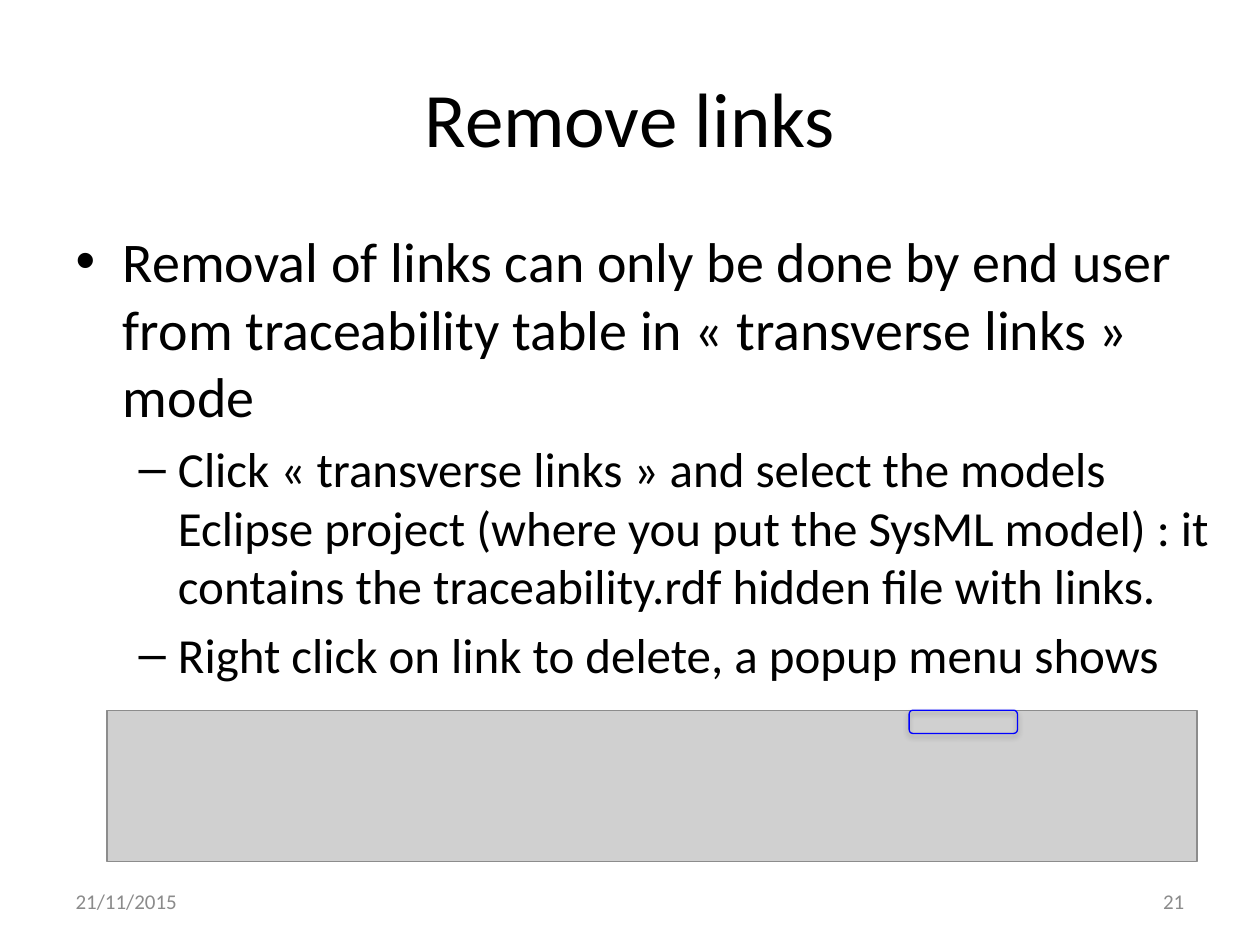
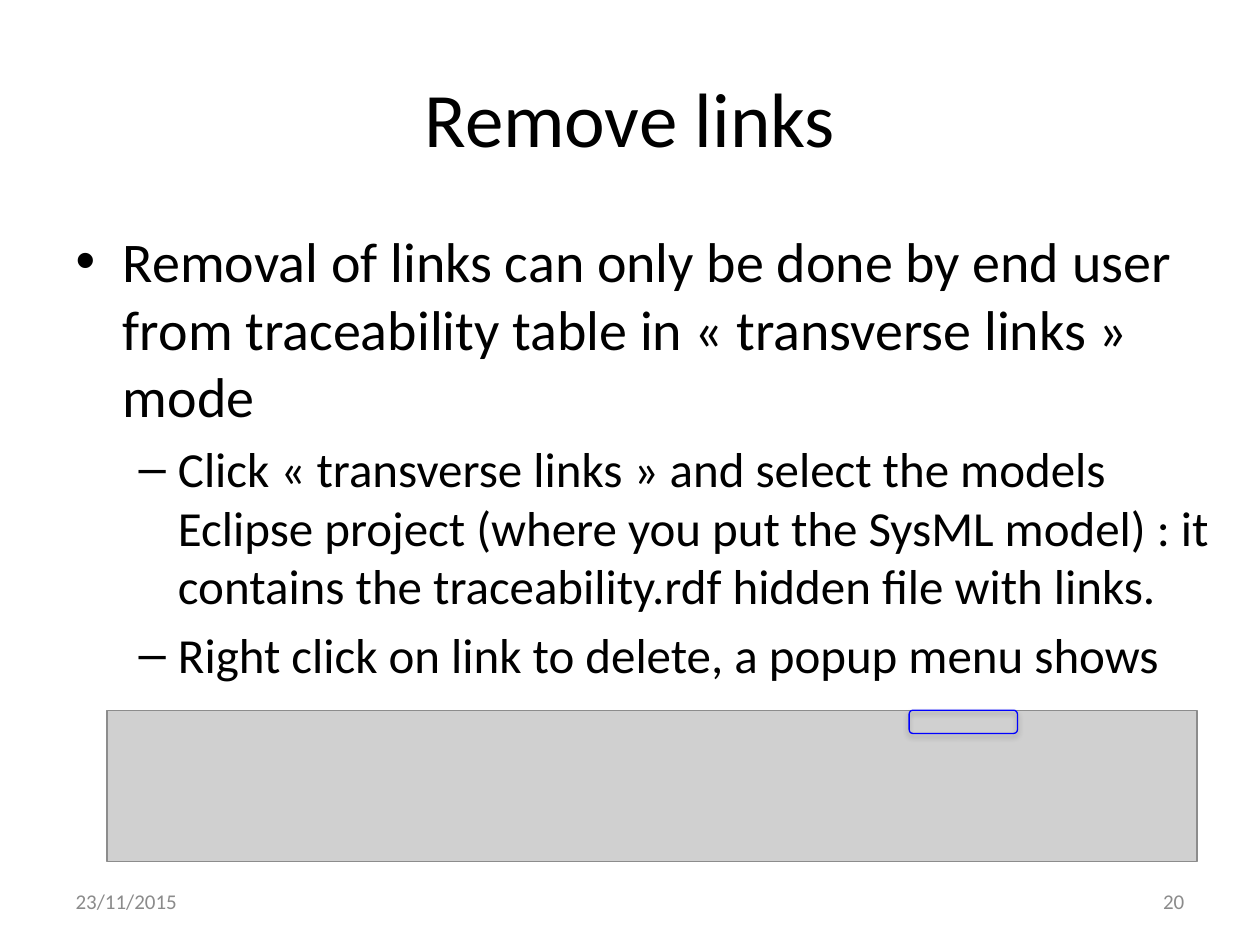
Before and after one commit to openETCS/toolchain, a slide deck: slide 20 of T7.3/TraceabilityArchitecture/reqCycleUse/ReqCyclePossibleUseForArchitectureVerification-V2.pptx (slide 21 before the commit). Drawn at 1260x945 pixels with LibreOffice and Linux fonts; fonts in the diff are those of the drawing; grey boxes stand for pictures. Boxes give left, top, right and bottom in pixels: in the first picture for what was removed or moved away, otherwise in the second. Text is boxed around its words. In the diff, an @@ line names an element or a change of style, - is before the commit and + after.

```diff
--- a/T7.3/TraceabilityArchitecture/reqCycleUse/ReqCyclePossibleUseForArchitectureVerification-V2.pptx
+++ b/T7.3/TraceabilityArchitecture/reqCycleUse/ReqCyclePossibleUseForArchitectureVerification-V2.pptx
@@ text at (76, 894, 177, 910): text changed @@
-21/11/2015
+23/11/2015
@@ page number at (1163, 895, 1184, 909): text changed @@
-21
+20
```
Also in this commit, not shown: 31 other slides changed, 7 other files.
